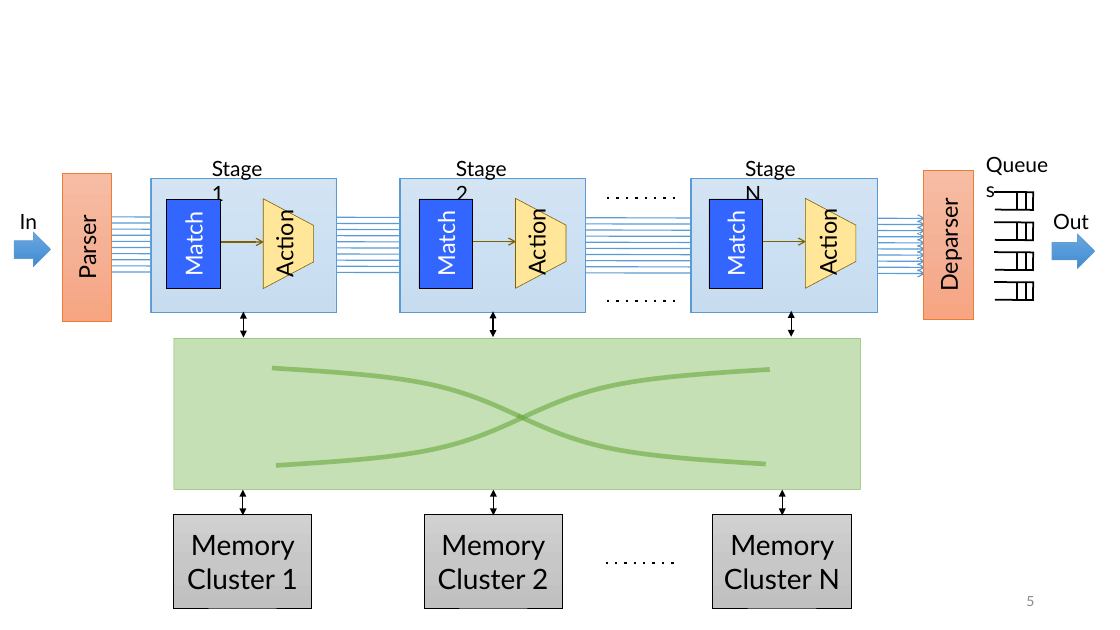
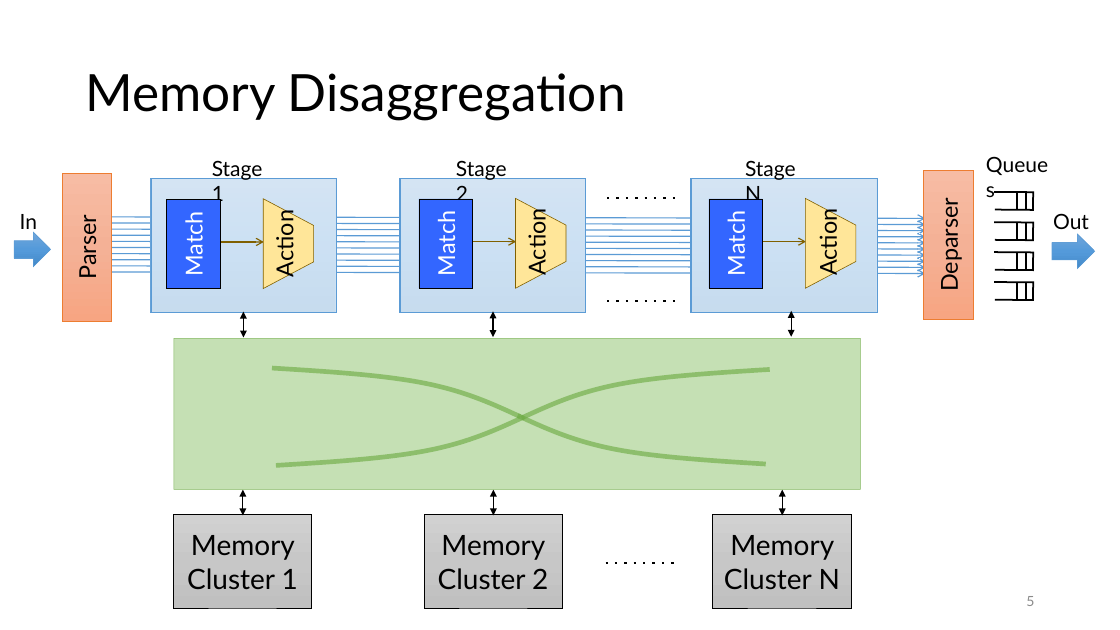
Before and after one commit to anirudhSK/drmt_talk, a slide deck: slide 5 of drmt_sigcomm.pptx. Drawn at 1120x630 pixels with LibreOffice and Linux fonts; fonts in the diff are those of the drawing. Boxes give left, top, right and bottom in pixels: in the first picture for what was removed or moved away, otherwise in the second. Text is boxed around its words. In the diff, an @@ line names an element or a change of style, - is before the commit and + after.

```diff
--- a/drmt_sigcomm.pptx
+++ b/drmt_sigcomm.pptx
@@ title added at (x1=85, y1=73, x2=626, y2=120), 44 pt, text #000000 @@
+Memory Disaggregation
```
Also in this commit, not shown: 3 other slides changed.
